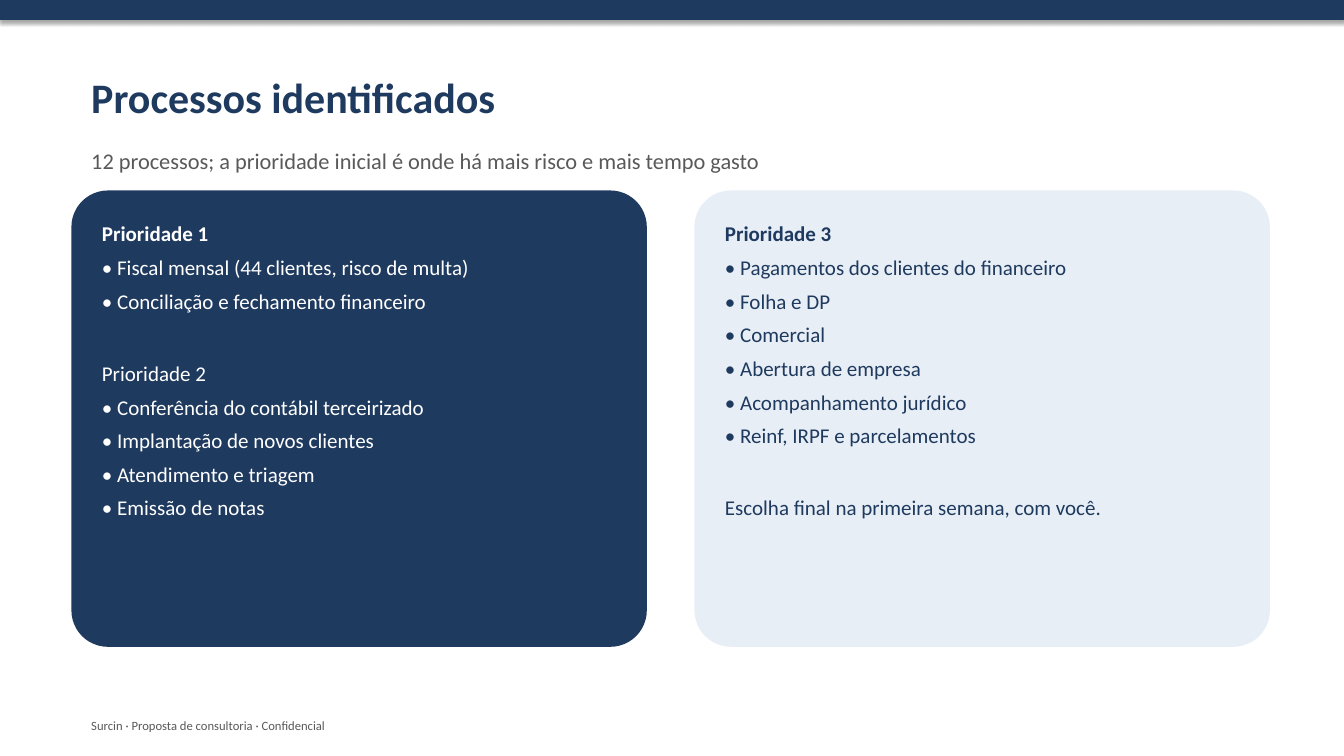
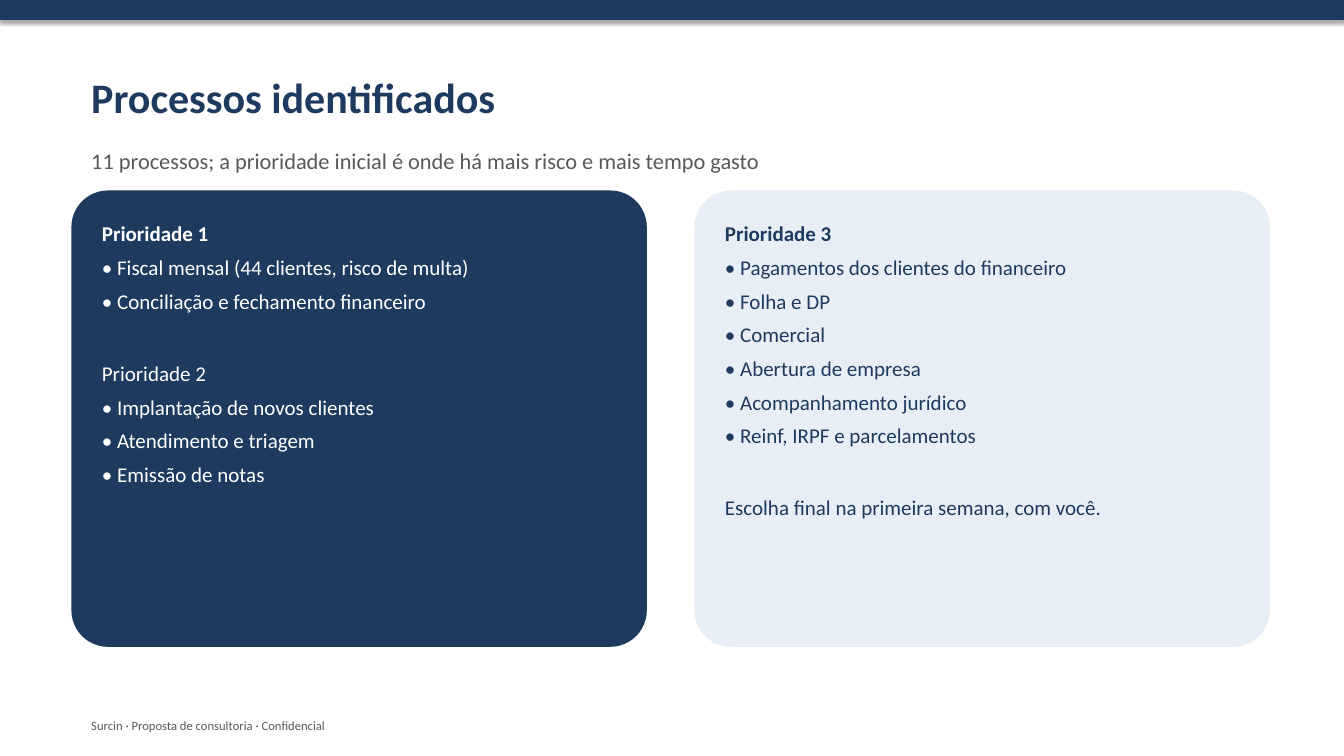
Before and after one commit to rromao-DS/Sourcin-Consultoria, a slide deck: slide 6 of proposta-surcin/06-apresentacao-proposta.pptx. Drawn at 1344x756 pixels with LibreOffice and Linux fonts; fonts in the diff are those of the drawing. Boxes give left, top, right and bottom in pixels: in the first picture for what was removed or moved away, otherwise in the second. Text is boxed around its words. In the diff, an @@ line names an element or a change of style, - is before the commit and + after.

```diff
--- a/proposta-surcin/06-apresentacao-proposta.pptx
+++ b/proposta-surcin/06-apresentacao-proposta.pptx
@@ text at (91, 153, 758, 173): text changed @@
-12 processos; a prioridade inicial é onde há mais risco e mais tempo gasto
+11 processos; a prioridade inicial é onde há mais risco e mais tempo gasto
@@ text in rounded rectangle at (117, 400, 424, 415): paragraph removed @@
-• Conferência do contábil terceirizado
```
Also in this commit, not shown: 3 other slides changed, 7 other files.
